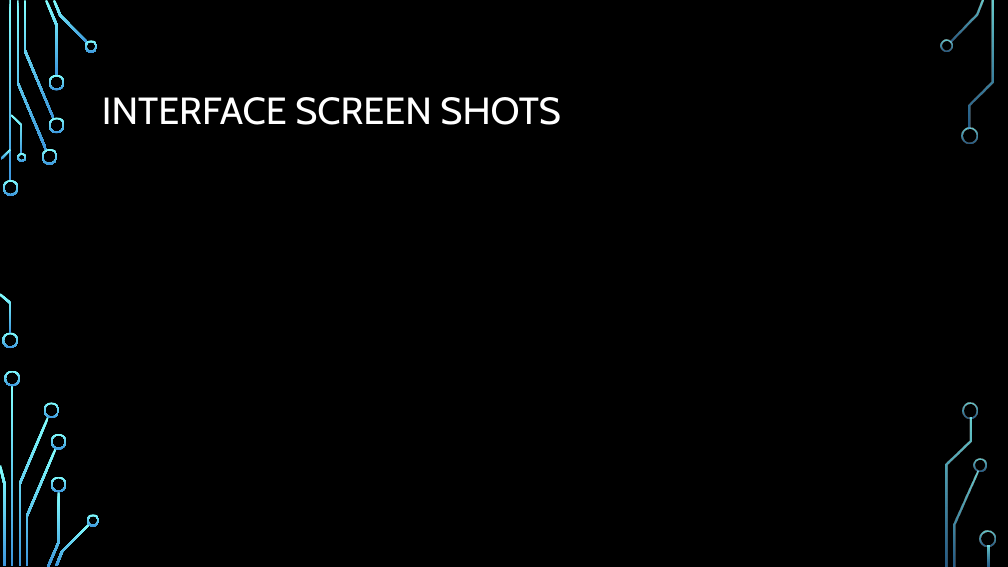
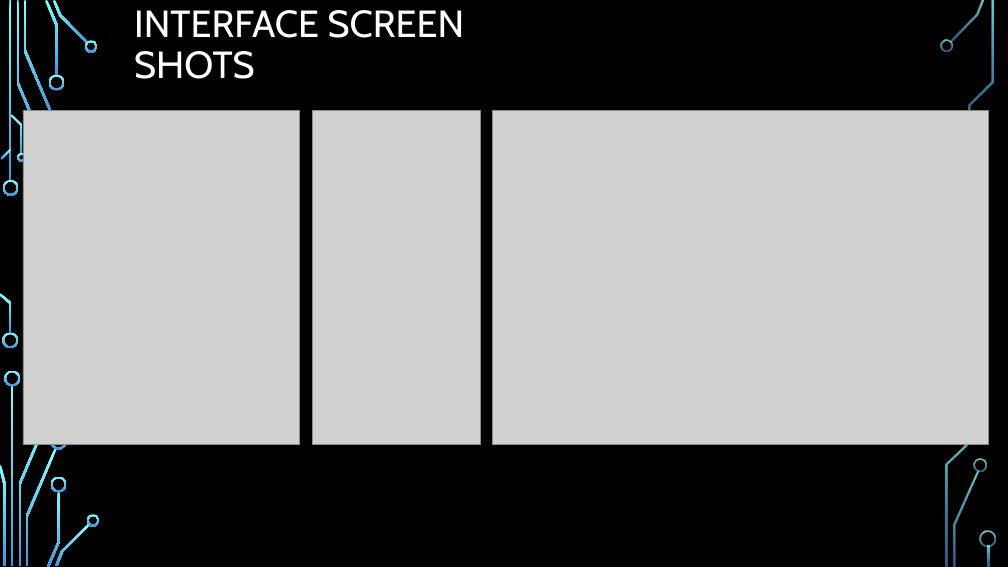
Before and after one commit to ureginastudent/PROJECT, a slide deck: slide 9 of Milestone 5/ENSE 470 Milestone 5.pptx (slide 10 before the commit). Drawn at 1008x567 pixels with LibreOffice and Linux fonts; fonts in the diff are those of the drawing; grey boxes stand for pictures; background and template pictures are left out. Boxes give left, top, right and bottom in pixels: in the first picture for what was removed or moved away, otherwise in the second. Text is boxed around its words. In the diff, an @@ line names an element or a change of style, - is before the commit and + after.

Commit message:
Update: interface screen shots added, milestone 5 complete

```diff
--- a/Milestone 5/ENSE 470 Milestone 5.pptx
+++ b/Milestone 5/ENSE 470 Milestone 5.pptx
@@ title "INTERFACE SCREEN SHOTS" rewrapped from box(102, 97, 561, 125) to box(134, 10, 465, 79) @@
@@ picture added at box(23, 110, 299, 445) @@
@@ picture added at box(312, 110, 480, 445) @@
@@ picture added at box(493, 110, 988, 445) @@
@@ group removed at box(42, 117, 979, 418): 5 freeform shapes @@
```
Also in this commit, not shown: 1 slide removed.
